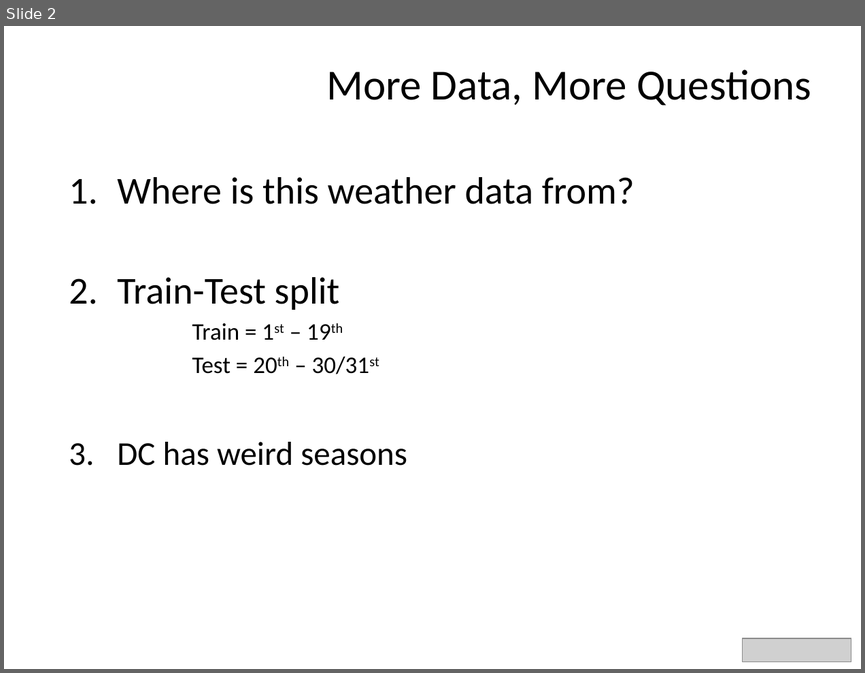
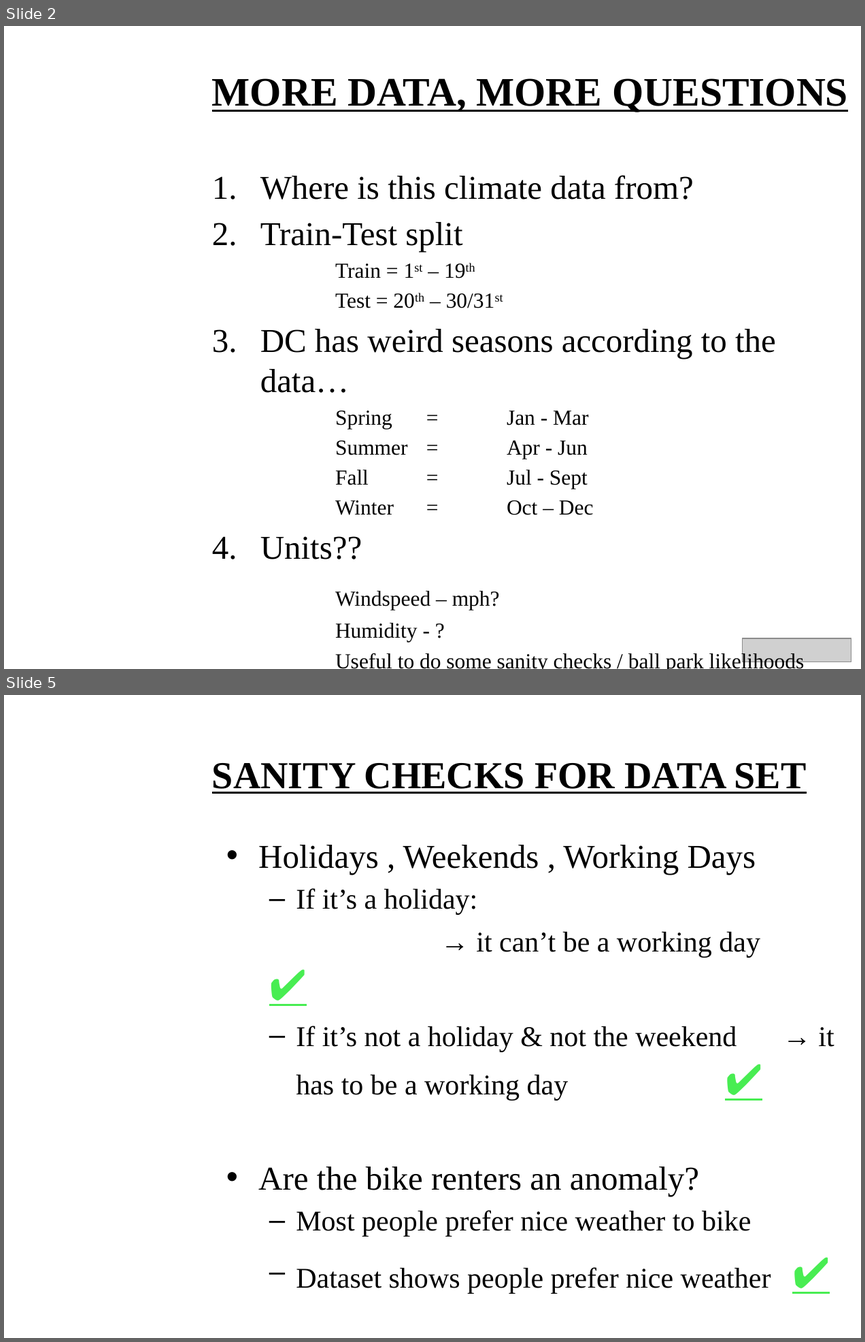
Before and after one commit to divyasriram22/TpT-BikeShareKaggle, a slide deck: DS_Kaggle_Bike_Share_Final_Presentation.pptx. Shown one above the other, each under a label of ours: slide 2 before the commit, slides 2 and 5 after it; the slides between them are not shown. The pictures are 865x673 and 865x1342 pixels, drawn with LibreOffice and Linux fonts; fonts in the diff are those of the drawing; grey boxes stand for pictures; background and template pictures are left out. Boxes give left, top, right and bottom in pixels: in the first picture for what was removed or moved away, otherwise in the second. Text is boxed around its words. In the diff, an @@ line names an element or a change of style, - is before the commit and + after.

```diff
--- a/DS_Kaggle_Bike_Share_Final_Presentation.pptx
+++ b/DS_Kaggle_Bike_Share_Final_Presentation.pptx
@@ slide 5 added at (4,695,861,1338), background picture (left out) @@
@@ title added at (212,763,806,794), 32 pt, text #000000, bold, underline @@
+SANITY CHECKS FOR DATA SET
@@ text added at (258,845,771,1293), 24 pt, text #000000 @@
+• Holidays , Weekends , Working Days
+  – If it’s a holiday:
+  → it can’t be a working day ✔
+  – If it’s not a holiday & not the weekend → it has to be a working day ✔
+• Are the bike renters an anomaly?
+  – Most people prefer nice weather to bike
+  – Dataset shows people prefer nice weather ✔
@@ slide 2 changed as well @@
@@ title at (212,78,848,112): text changed; size 36 to 34 pt; font Calibri to Times New Roman; bold on @@
-More Data, More Questions
+MORE DATA, MORE QUESTIONS
@@ text "Where is this climate data ...": place and size @@
-text "Where is this climate data ..." at (117,177,634,465)
+text "Where is this climate data ..." at (260,175,804,669)
@@ text at (260,175,694,199): text changed; size 32 to 28 pt; font Calibri to Times New Roman @@
-1. Where is this weather data from?
+1. Where is this climate data from?
@@ text at (260,222,495,308): size 32 to 28 pt in "Train-Test split"; font Calibri to Times New Roman in "Train-Test split", "Train = 1st – 19th", "Test = 20th – 30/31st"; size 20 to 18 pt in "Train = 1st – 19th", "Test = 20th – 30/31st" @@
@@ text at (260,329,804,669): text changed; size 28 to 18 pt; font Calibri to Times New Roman @@
-3. DC has weird seasons
+3. DC has weird seasons according to the data…
+  Spring = Jan - Mar
+  Summer = Apr - Jun
+  Fall = Jul - Sept
+  Winter = Oct – Dec
+4. Units??
+  Windspeed – mph?
+  Humidity - ?
+  Useful to do some sanity checks / ball park likelihoods
```
Also in this commit, not shown: 1 other slide changed, 20 other slides added, 3 slides removed, 24 other files.
